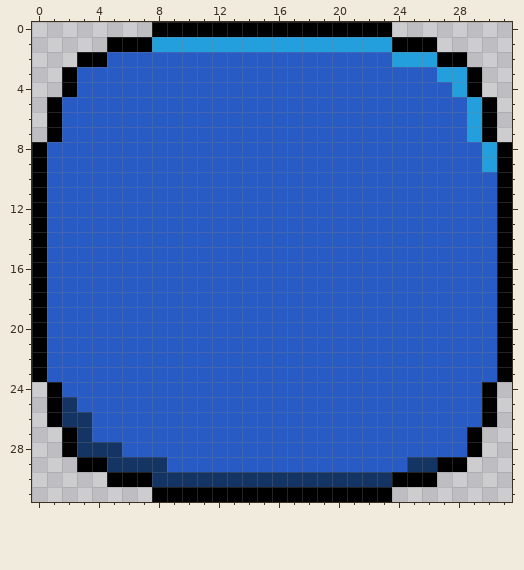
A pixel-art file gets an edit: sprites/cards/spades/button_blue.aseprite. Above: the version before the commit.
32x32 pixels, 1 frame.
New version:
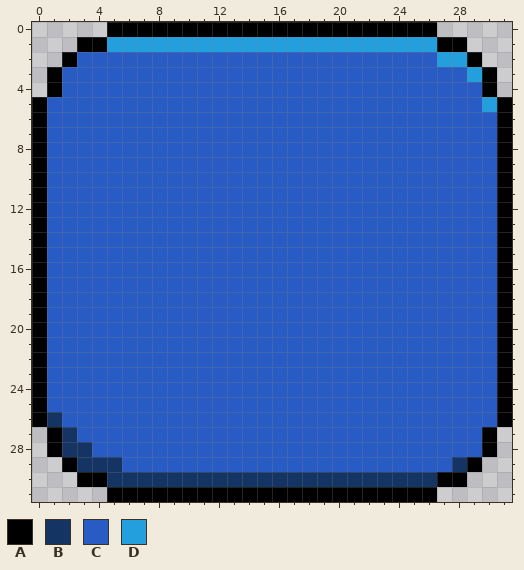
Palette (. is transparent): A #000000  B #143464  C #285cc4  D #249fde
The exact change:
y 0: x 5..7 ... -> AAA; x 24..26 ... -> AAA
y 1: x 3..7 ..AAA -> AADDD; x 24..28 AAA.. -> DDDAA
y 2: x 2..4 .AA -> ACC; x 24..29 DDDAA. -> CCCDDA
y 3: x 1..2 .A -> AC; x 27..30 DDA. -> CCDA
y 4: x 1..2 .A -> AC; x 28..30 DA. -> CCA
y 5: x 0..1 .A -> AC; x 29..31 DA. -> CDA
y 6..7: x 0..1 .A -> AC; x 29..31 DA. -> CCA
y 8..9: x 30 D -> C
y 24: x 0..1 .A -> AC; x 30..31 A. -> CA
y 25: x 0..2 .AB -> ACC; x 30..31 A. -> CA
y 26: x 0..3 .ABB -> ABCC; x 30..31 A. -> CA
y 27: x 1..3 .AB -> ABC; x 29..30 A. -> CA
y 28: x 1..2 .A -> AB; x 4..5 BB -> CC; x 29..30 A. -> CA
y 29: x 2..4 .AA -> ABB; x 6..8 BBB -> CCC; x 25..29 BBAA. -> CCCBA
y 30: x 3..7 ..AAA -> AABBB; x 24..28 AAA.. -> BBBAA
y 31: x 5..7 ... -> AAA; x 24..26 ... -> AAA
